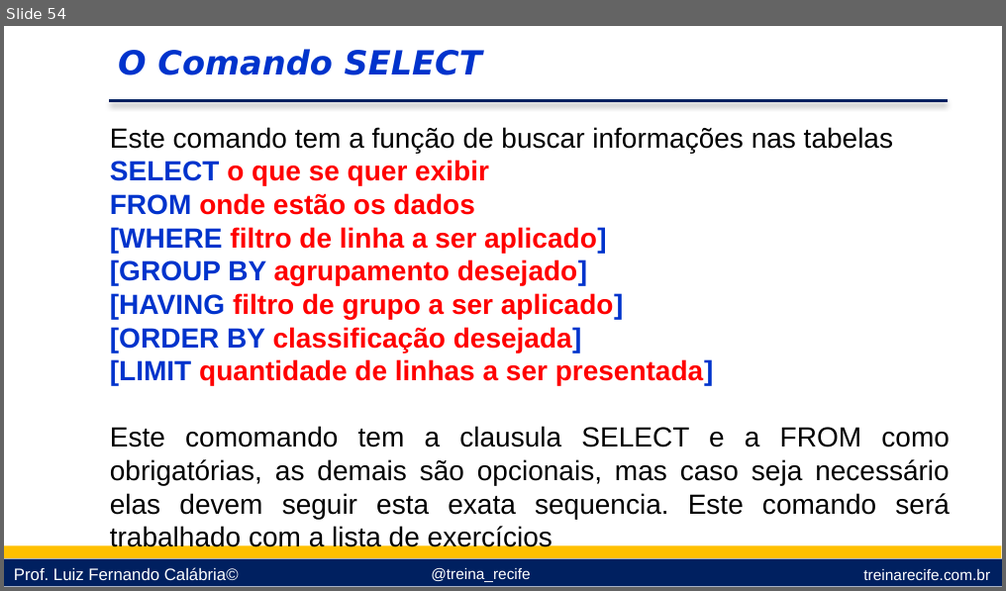
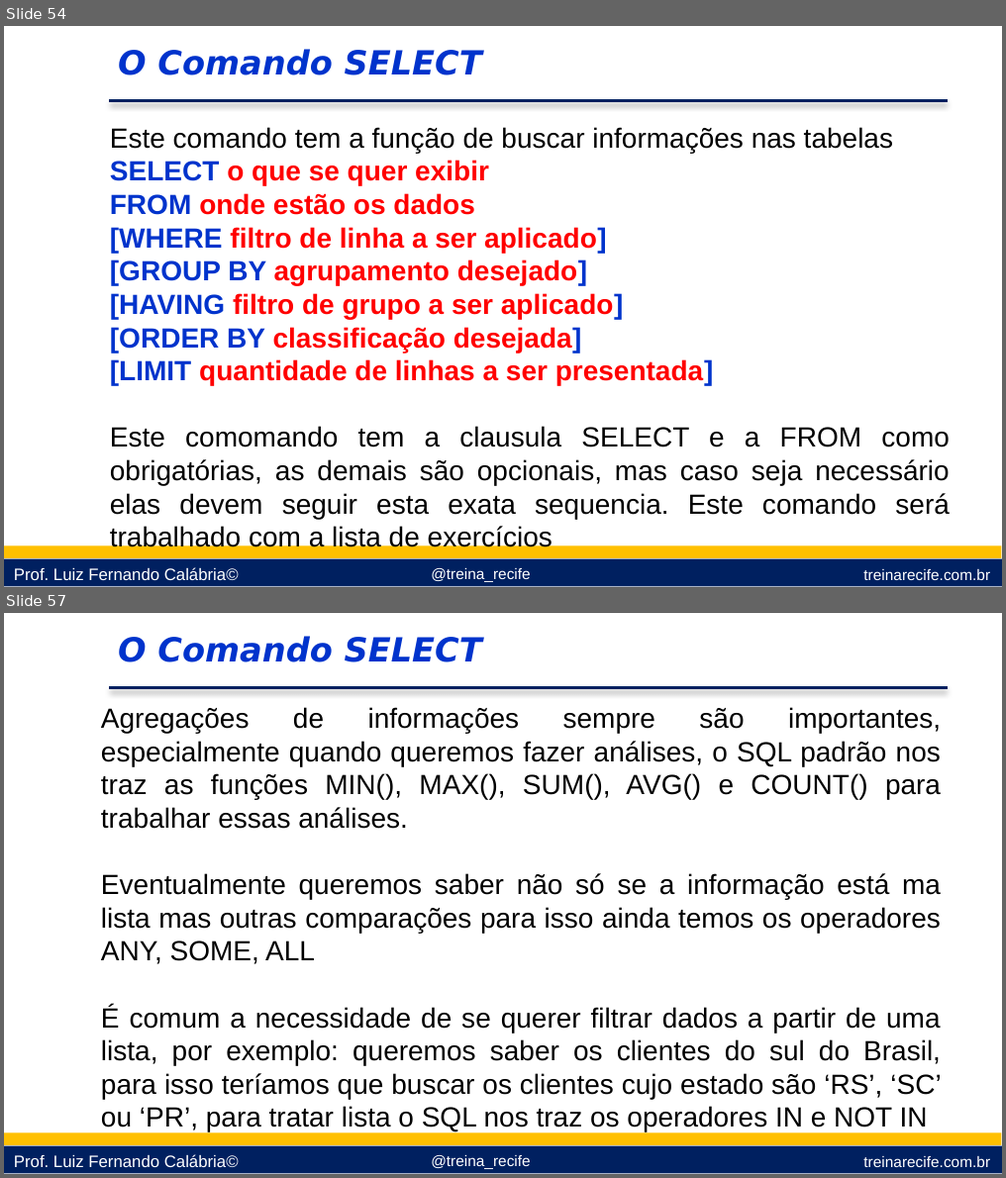
Before and after one commit to lfcalabria/sql, a slide deck: Apresentação/sql.pptx. Shown one above the other, each under a label of ours: slide 54 before the commit, slides 54 and 57 after it; the slides between them are not shown. The pictures are 1006x591 and 1006x1178 pixels, drawn with LibreOffice and Linux fonts; fonts in the diff are those of the drawing; background and template pictures are left out. Boxes give left, top, right and bottom in pixels: in the first picture for what was removed or moved away, otherwise in the second. Text is boxed around its words. In the diff, an @@ line names an element or a change of style, - is before the commit and + after.

```diff
--- a/Apresentação/sql.pptx
+++ b/Apresentação/sql.pptx
@@ slide 57 added at (4,613,1002,1174), background #FFFFFF; not listed: 6 template elements that a slide beside it also shows @@
@@ text added at (118,636,482,663), 24 pt, text #0033CC, bold, italic @@
+O Comando SELECT
@@ text added at (101,707,941,1133), 20 pt, text #000000 @@
+Agregações de informações sempre são importantes, especialmente quando queremos fazer análises, o SQL padrão nos traz as funções MIN(), MAX(), SUM(), AVG() e COUNT() para trabalhar essas análises.
+Eventualmente queremos saber não só se a informação está ma lista mas outras comparações para isso ainda temos os operadores ANY, SOME, ALL
+É comum a necessidade de se querer filtrar dados a partir de uma lista, por exemplo: queremos saber os clientes do sul do Brasil, para isso teríamos que buscar os clientes cujo estado são ‘RS’, ‘SC’ ou ‘PR’, para tratar lista o SQL nos traz os operadores IN e NOT IN
```
Also in this commit, not shown: 3 other slides added, 1 slide removed.
